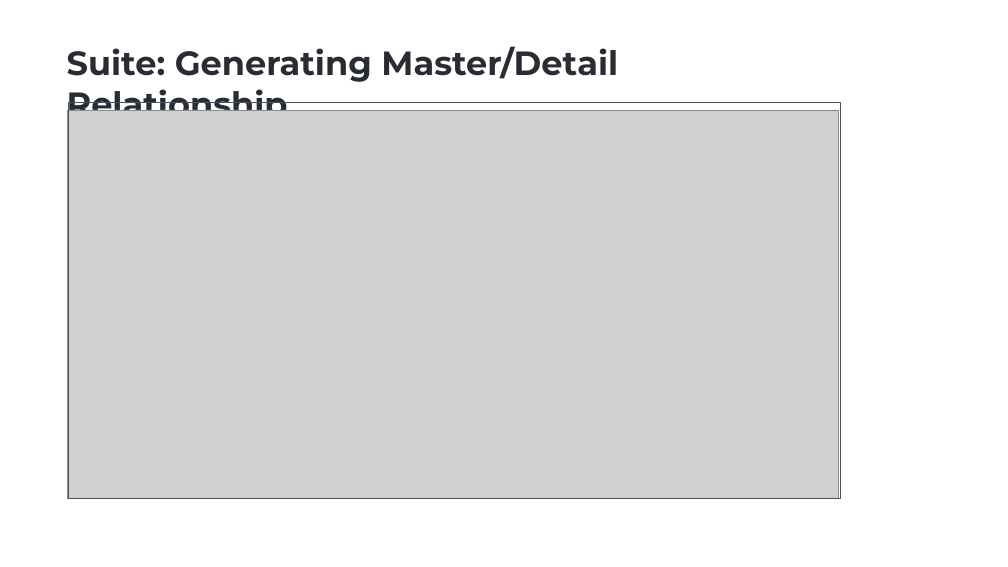
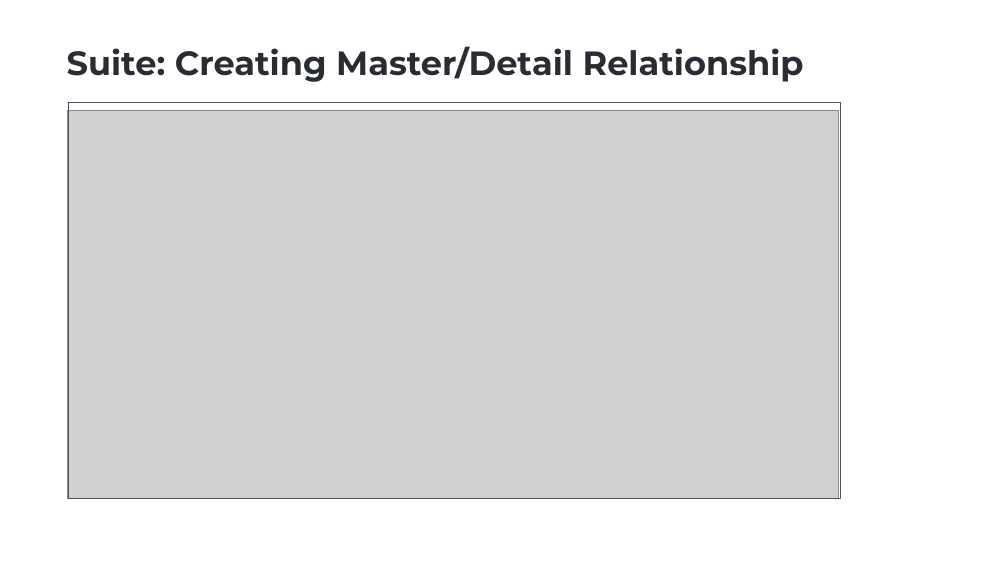
Before and after one commit to EngincanV/presentations, a slide deck: slide 12 of ABP/Community-Talks-2023.8/Community-Talks-2023.8.pptx. Drawn at 1008x567 pixels with LibreOffice and Linux fonts; fonts in the diff are those of the drawing; grey boxes stand for pictures; background and template pictures are left out. Boxes give left, top, right and bottom in pixels: in the first picture for what was removed or moved away, otherwise in the second. Text is boxed around its words. In the diff, an @@ line names an element or a change of style, - is before the commit and + after.

```diff
--- a/ABP/Community-Talks-2023.8/Community-Talks-2023.8.pptx
+++ b/ABP/Community-Talks-2023.8/Community-Talks-2023.8.pptx
@@ text at [67, 46, 804, 82]: text changed @@
-Suite: Generating Master/Detail Relationship
+Suite: Creating Master/Detail Relationship
```
Also in this commit, not shown: 3 other slides changed, 1 slide removed, 1 other file.
